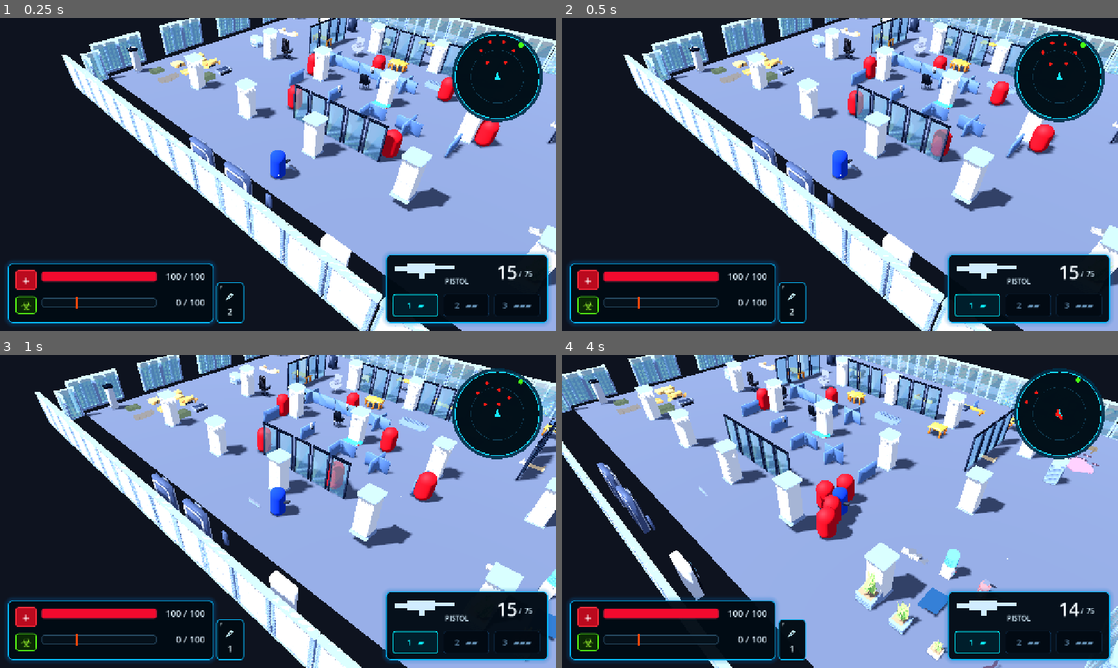
Above: before the commit, frames 1-4 (two rows, left to right).
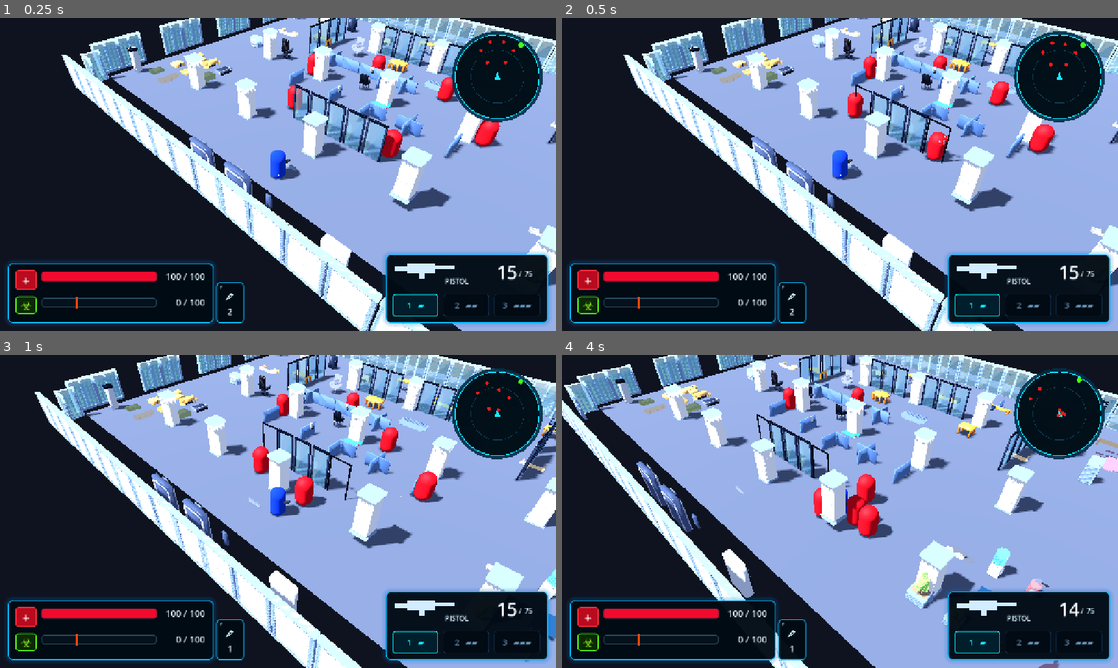
Above: after the commit, the same moments.

Repository: bageus/Infection-shooter
Game: Godot game, scene res://game/bootstrap/app/main.tscn
Same seed, same stepped clock (60 frames per second), same inputs: the game is played once before the commit and once after it.
Inputs (mouse positions are in pixels of both pictures, inside the frame that each line leads up to):
- Up to frame 1 (0.25 s): no input
- Up to frame 2 (0.5 s): no input
- Up to frame 3 (1 s): move the mouse to (400, 495) at 0.52 s; hold D (move_right) from 0.53 s (still down); tap F (antidote) at 0.6 s
- Up to frame 4 (4 s): move the mouse to (728, 527) at 1.27 s; release D (move_right) at 1.28 s; hold S (move_down) 1.28-2.03 s; tap Q (camera_left) at 1.35 s; move the mouse to (895, 442) at 2.02 s; hold D (move_right) 2.03-2.78 s; tap E (camera_right) at 2.1 s; move the mouse to (812, 574) at 2.77 s; hold W (move_up) 2.78-3.53 s; click (812, 574) at 2.85 s; move the mouse to (1006, 558) at 3.52 s; hold A (move_left) from 3.53 s (still down); tap Space (roll) at 3.6 s

Frame 1 is identical in both runs. In frame 2, 0.8% of the frame differs, in the area x 51-91%, y 14-47%; in frame 3, 1.3%; in frame 4, 39%, in the area x 0-100%, y 0-100%.

Commit message:
Let infected break destructibles and preserve glass frames

Diff:
--- a/game/presentation/office_floor/destructible_prop.gd
+++ b/game/presentation/office_floor/destructible_prop.gd
@@ -45,6 +45,14 @@
 	return not penetrable
 
 
+func take_melee_hit(damage: float, hit_position: Vector3, _direction: Vector3) -> void:
+	if _broken:
+		return
+	_health -= maxf(damage, 0.0)
+	if break_on_first_hit or _health <= 0.0:
+		_break_prop(hit_position)
+
+
 func _break_prop(hit_position: Vector3) -> void:
 	if _broken:
 		return
@@ -54,6 +62,8 @@
 	var visual := owner_root.get_node_or_null("Visual") as Node3D
 	if visual != null:
 		visual.visible = false
+	if break_effect == "glass":
+		_spawn_replacement_frame(owner_root)
 
 	for child in get_children():
 		if child is CollisionShape3D:
@@ -65,6 +75,32 @@
 		_spawn_fragments(hit_position, Color(0.25, 0.65, 1.0, 0.9), 10)
 	else:
 		_spawn_fragments(hit_position, Color(0.28, 0.2, 0.13, 1.0), 6)
+
+
+func _spawn_replacement_frame(owner_root: Node3D) -> void:
+	var collision_shape := get_node_or_null("CollisionShape3D") as CollisionShape3D
+	if collision_shape == null or not collision_shape.shape is BoxShape3D:
+		return
+	var size: Vector3 = (collision_shape.shape as BoxShape3D).size
+	var material := StandardMaterial3D.new()
+	material.albedo_color = Color(0.06, 0.09, 0.12, 1.0)
+	material.metallic = 0.55
+	material.roughness = 0.38
+	var bar := 0.065
+	_add_frame_bar(owner_root, Vector3(size.x, bar, maxf(size.z, 0.07)), Vector3(0, bar * 0.5, 0), material)
+	_add_frame_bar(owner_root, Vector3(size.x, bar, maxf(size.z, 0.07)), Vector3(0, size.y - bar * 0.5, 0), material)
+	_add_frame_bar(owner_root, Vector3(bar, size.y, maxf(size.z, 0.07)), Vector3(-size.x * 0.5 + bar * 0.5, size.y * 0.5, 0), material)
+	_add_frame_bar(owner_root, Vector3(bar, size.y, maxf(size.z, 0.07)), Vector3(size.x * 0.5 - bar * 0.5, size.y * 0.5, 0), material)
+
+
+func _add_frame_bar(owner_root: Node3D, size: Vector3, position: Vector3, material: Material) -> void:
+	var piece := MeshInstance3D.new()
+	var mesh := BoxMesh.new()
+	mesh.size = size
+	mesh.material = material
+	piece.mesh = mesh
+	piece.position = position
+	owner_root.add_child(piece)
 
 
 func _spawn_impact_mark(position: Vector3, normal: Vector3) -> void:
